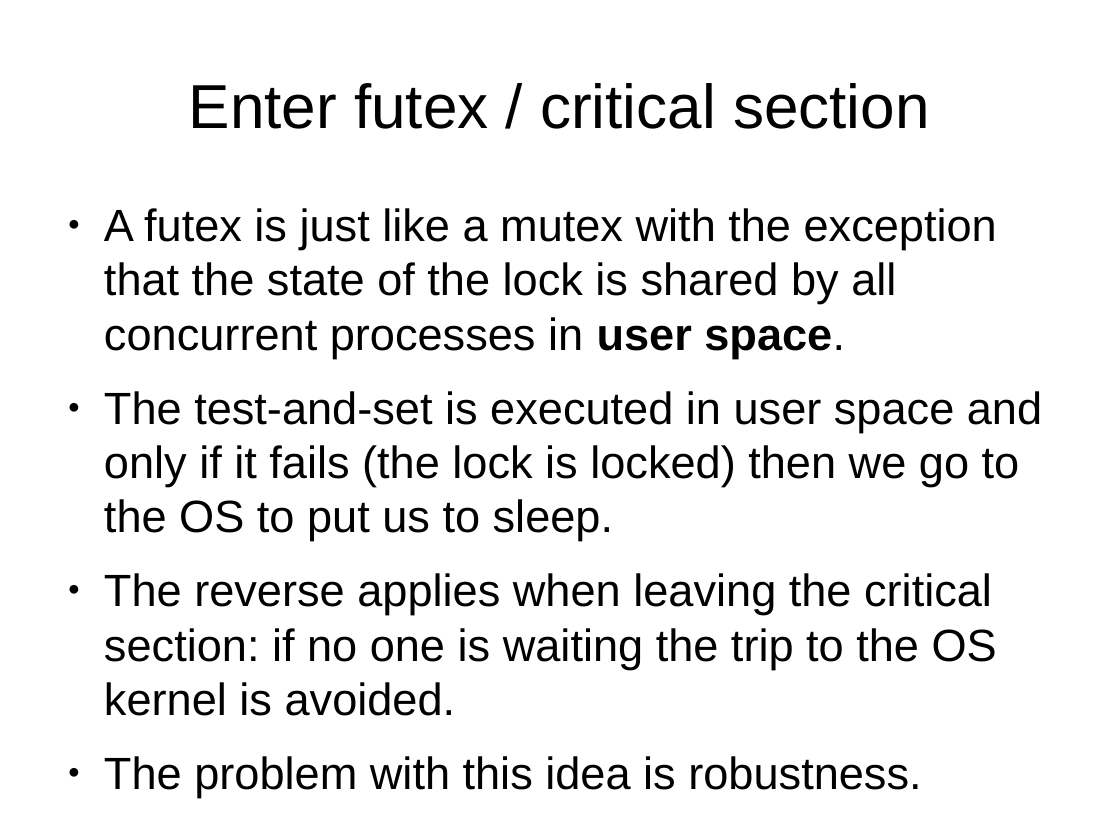
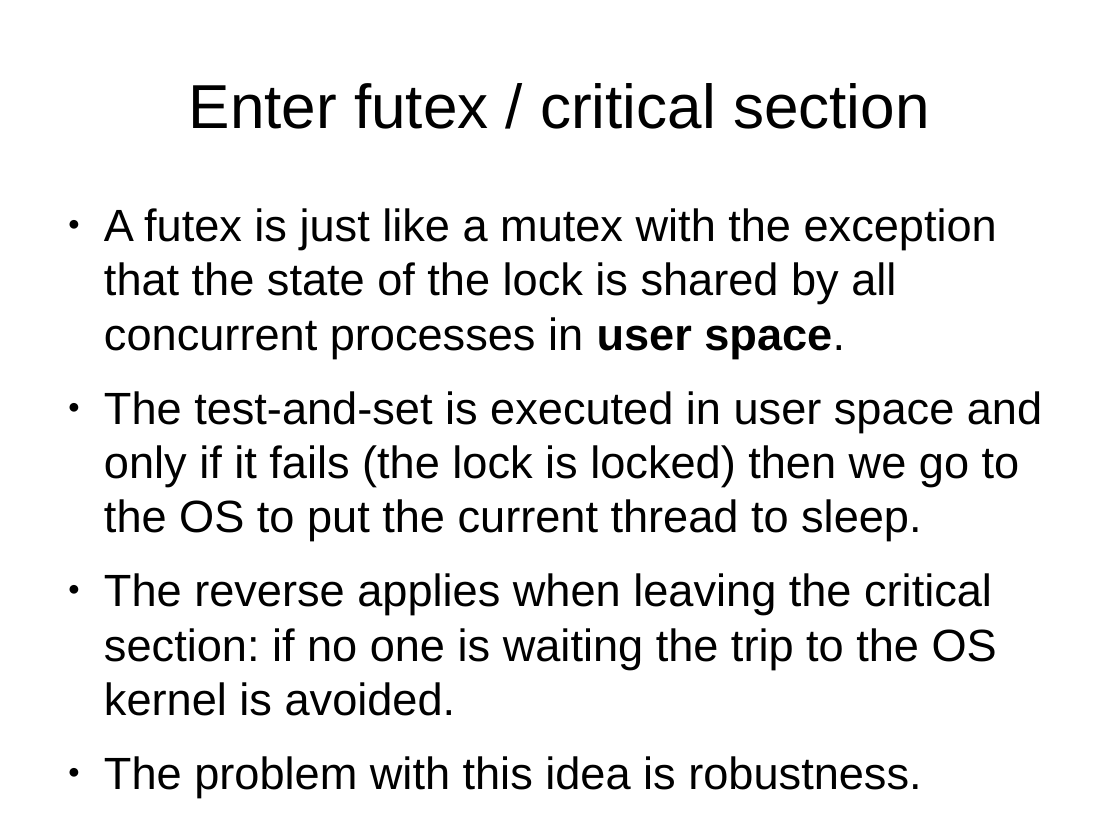
Before and after one commit to veltzer/demos-linux, a slide deck: slide 48 of doc/odp/multicore.odp. Drawn at 1120x840 pixels with LibreOffice and Linux fonts; fonts in the diff are those of the drawing. Boxes give left, top, right and bottom in pixels: in the first picture for what was removed or moved away, otherwise in the second. Text is boxed around its words. In the diff, an @@ line names an element or a change of style, - is before the commit and + after.

```diff
--- a/doc/odp/multicore.odp
+++ b/doc/odp/multicore.odp
@@ text at (104, 391, 1042, 541): text changed @@
-● The test-and-set is executed in user space and only if it fails (the lock is locked) then we go to the OS to put us to sleep.
+● The test-and-set is executed in user space and only if it fails (the lock is locked) then we go to the OS to put the current thread to sleep.
```
Also in this commit, not shown: 5 other slides changed.
